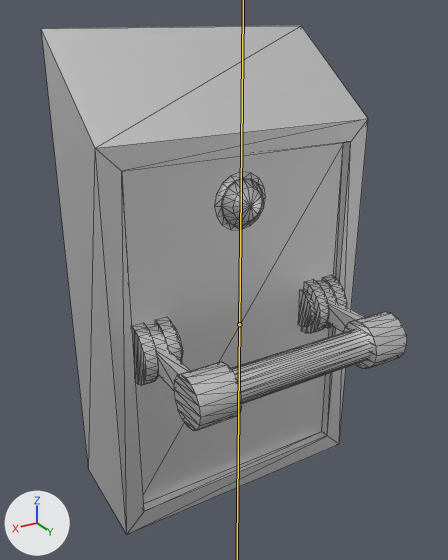
The FBX model Framework/Client/Bin/Resources/Models/Map/Prop/Gimmick/sm42/sm42_162_shutterlever01a_Anim.fbx: old version first, new version second.
The view is the same before and after, from a camera (50 mm lens) standing at (0.385, 0.603, 1.769) and looking at (0.019, -0.008, 1.464). Lighting does not change. The marker at lower left points along +X, +Y and +Z. The bones that bend it are drawn over the model as lines. Mesh edges are drawn as thin lines.

In view in the first picture: 'LOD_1_Group_0_Sub_1__sm42_162_ShutterLever01A_A_Mat__En_a81094f', 'LOD_1_Group_0_Sub_2__sm42_162_ShutterLever01A_A_Mat'.
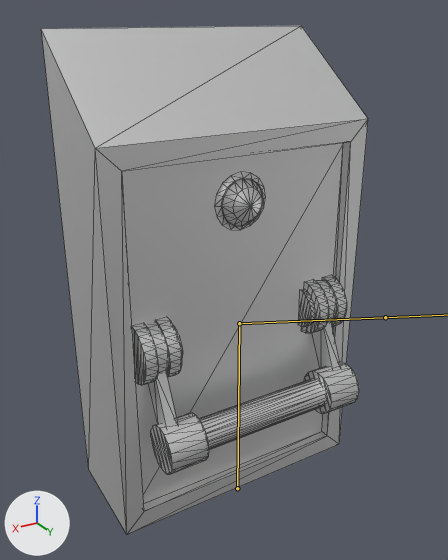
The newer file adds an action. The first version stands in its rest pose; the second is drawn at frame 1 of the action 'root|root|root|Lever_reset'.

Changed parts and their boxes (x1, y1, x2, y2) in the pictures (448 x 560 px):
'LOD_1_Group_0_Sub_2__sm42_162_ShutterLever01A_A_Mat', posed (11% narrower): before (41, 26, 407, 534); after (41, 26, 368, 534)
'LOD_1_Group_0_Sub_2__sm42_162_ShutterLever01A_A_Mat.001', now drawn: after (146, 280, 359, 474)

What the commit changed:
Bone '_01' (bone_01) turns from (0, 0, 0) to (65, 0, 0) degrees about its own x, y and z.
